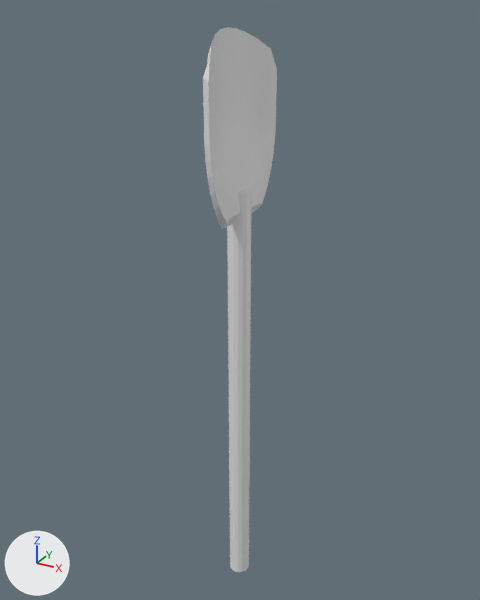
The Blender file Assets/Prefabs/BlenderFiles/Shovel.blend: old version first, new version second.
Before and after are seen from a 50 mm camera at (1.28, -2.32, 1.67) aimed at (-0.04, 0.08, 0.48). Lighting does not change. The marker at lower left points along +X, +Y and +Z. The first picture is the older version.
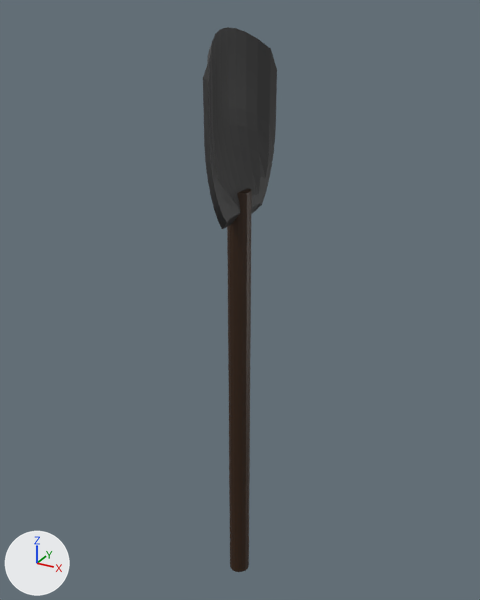
What differs and where, as boxes (x1, y1, x2, y2) in the pictures (480 x 600 px):
'Grid', recoloured (white to dark grey): (203, 27, 277, 229) in both
'Cylinder', recoloured (white to brown): (227, 188, 252, 572) in both

The edits, one by one:
Material 'Material.001' (mat_material_001) is new.
Its base color is (0.0319, 0.0319, 0.0319) (dark grey #323232).
Material 'Material.002' (mat_material_002) is new.
Its base color is (0.0319, 0.0112, 0.0014) (brown #321b05).
me_cylinder has 32 vertices, 18 faces and spans x -0.05..0.05, y -0.05..0.05, z -1.0..1.0.
me_cylinder gains material mat_material_002 (brown #321b05).
me_grid has 242 vertices, 240 faces and spans x -0.343..0.292, y -0.231..0.231, z -0.111..0.0.
me_grid gains material mat_material_001 (dark grey #323232).
